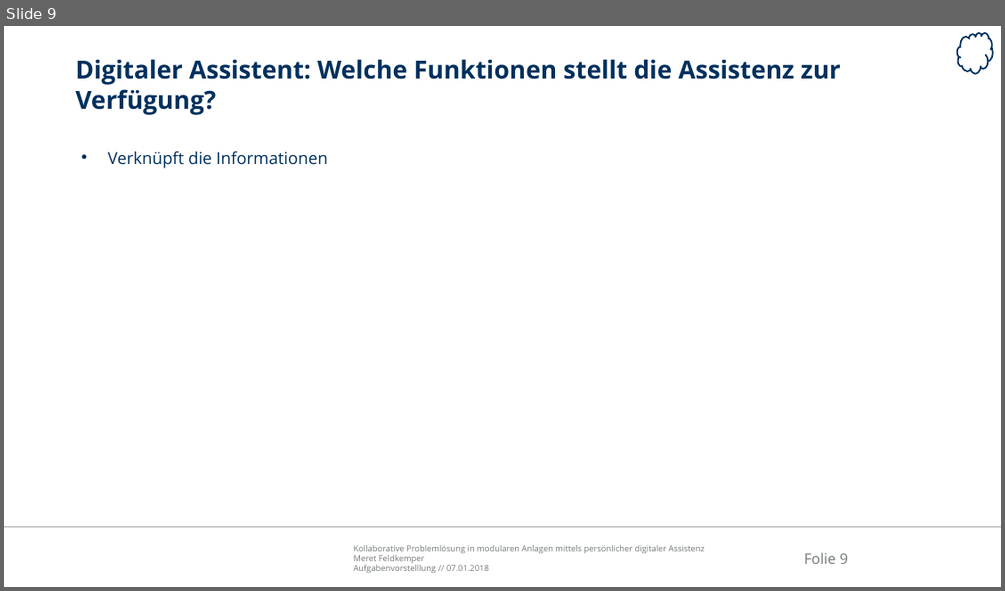
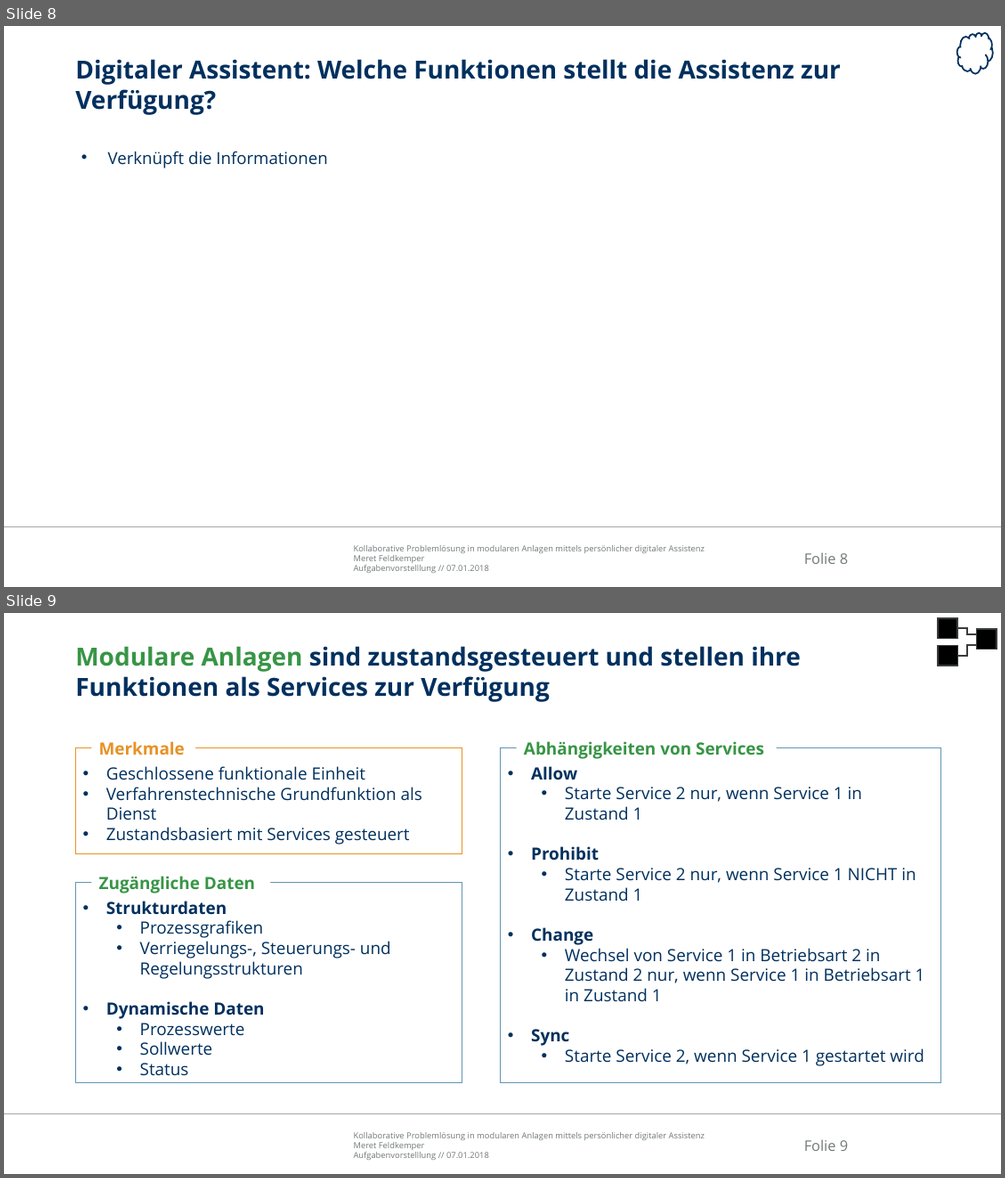
Before and after one commit to Ral3007/Diplomarbeit, a slide deck: Dokumente/Präsentationen/2019-01-07_DA_Feldkemper_Aufgabenvorstellung.pptx. Shown one above the other, each under a label of ours: slide 9 before the commit, slides 8 and 9 after it. The pictures are 1005x591 and 1005x1178 pixels, drawn with LibreOffice and Linux fonts; fonts in the diff are those of the drawing; background and template pictures are left out. Boxes give left, top, right and bottom in pixels: in the first picture for what was removed or moved away, otherwise in the second. Text is boxed around its words. In the diff, an @@ line names an element or a change of style, - is before the commit and + after.

```diff
--- a/Dokumente/Präsentationen/2019-01-07_DA_Feldkemper_Aufgabenvorstellung.pptx
+++ b/Dokumente/Präsentationen/2019-01-07_DA_Feldkemper_Aufgabenvorstellung.pptx
@@ slide 9 added at bbox=[4, 613, 1001, 1174], background #FFFFFF; not listed: 3 template elements that a slide beside it also shows @@
@@ title added at bbox=[75, 646, 801, 702], 24 pt, text #00305E, bold @@
+Modulare Anlagen sind zustandsgesteuert und stellen ihre Funktionen als Services zur Verfügung
@@ group added at bbox=[938, 618, 997, 666]: 3 rectangles, 2 elbow lines @@
@@ text added at bbox=[99, 741, 185, 755], 16.2 pt, text #E89124, bold @@
+Merkmale
@@ text added at bbox=[524, 741, 764, 759], 16.2 pt, text #379545, bold @@
+Abhängigkeiten von Services
@@ rectangle added at bbox=[76, 748, 462, 854], fill #FFFFFF, outline #E89124 1 pt, 16.2 pt, text #00305E @@
+• Geschlossene funktionale Einheit
+• Verfahrenstechnische Grundfunktion als Dienst
+• Zustandsbasiert mit Services gesteuert
@@ rectangle added at bbox=[501, 747, 941, 1083], fill #FFFFFF, outline #6096B3 1 pt, 16.2 pt, text #00305E @@
+• Allow
+  • Starte Service 2 nur, wenn Service 1 in
+    Zustand 1
+• Prohibit
+  • Starte Service 2 nur, wenn Service 1 NICHT in Zustand 1
+• Change
+  • Wechsel von Service 1 in Betriebsart 2 in Zustand 2 nur, wenn Service 1 in Betriebsart 1 in Zustand 1
+• Sync
+  • Starte Service 2, wenn Service 1 gestartet wird
@@ text added at bbox=[99, 876, 255, 893], 16.2 pt, text #379545, bold @@
+Zugängliche Daten
@@ rectangle added at bbox=[76, 882, 462, 1083], fill #FFFFFF, outline #6096B3 1 pt, 16.2 pt, text #00305E @@
+• Strukturdaten
+  • Prozessgrafiken
+  • Verriegelungs-, Steuerungs- und Regelungsstrukturen
+• Dynamische Daten
+  • Prozesswerte
+  • Sollwerte
+  • Status
@@ what was slide 9 is now slide 8 @@
@@ page number at bbox=[804, 552, 848, 564]: text changed @@
-Folie 9
+Folie 8
```
Also in this commit, not shown: 5 slides changed, 1 other slide added, 2 slides removed, 24 other files.
